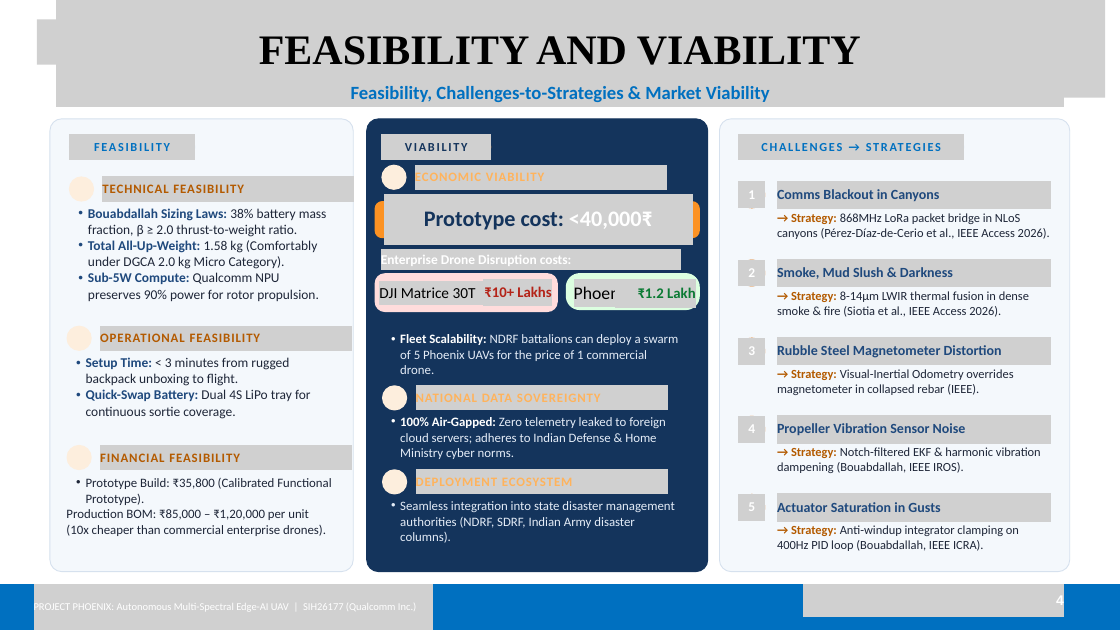
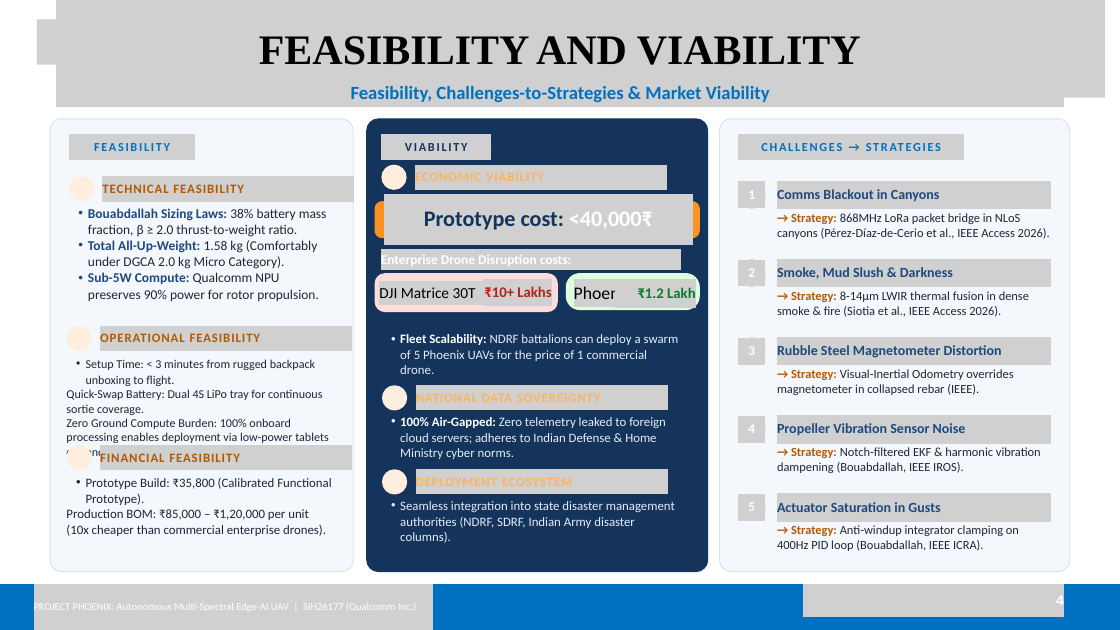
Before and after one commit to jvstin47/Phoenix-SIH26177-SAR-UAV, a slide deck: slide 4 of Copy of SIH26177_v6.pptx.pptx. Drawn at 1120x630 pixels with LibreOffice and Linux fonts; fonts in the diff are those of the drawing; grey boxes stand for pictures; background and template pictures are left out. Boxes give left, top, right and bottom in pixels: in the first picture for what was removed or moved away, otherwise in the second. Text is boxed around its words. In the diff, an @@ line names an element or a change of style, - is before the commit and + after.

Commit message:
feat: emphasize 100% onboard dual-brain compute and zero ground GPU burden across slides 2, 3, 4

```diff
--- a/Copy of SIH26177_v6.pptx.pptx
+++ b/Copy of SIH26177_v6.pptx.pptx
@@ text at box(66, 359, 322, 415): size 17.2 to 15.5 pt in "Setup Time: < 3 minutes from rugged ...", "Quick-Swap Battery: Dual 4S LiPo tray for ..."; text colour #1F497D to #1E2638, bold off in "Setup Time:", "Quick-Swap Battery:"; bullet • to none; list level 2 to 1 in "Quick-Swap Battery: Dual 4S LiPo ..."; line spacing 20.7pt to 1 @@
@@ text at box(66, 418, 328, 460): paragraph added @@
+Zero Ground Compute Burden: 100% onboard processing enables deployment via low-power tablets or handheld LoRa pagers.
```
Also in this commit, not shown: 2 other slides changed, 1 other file.
